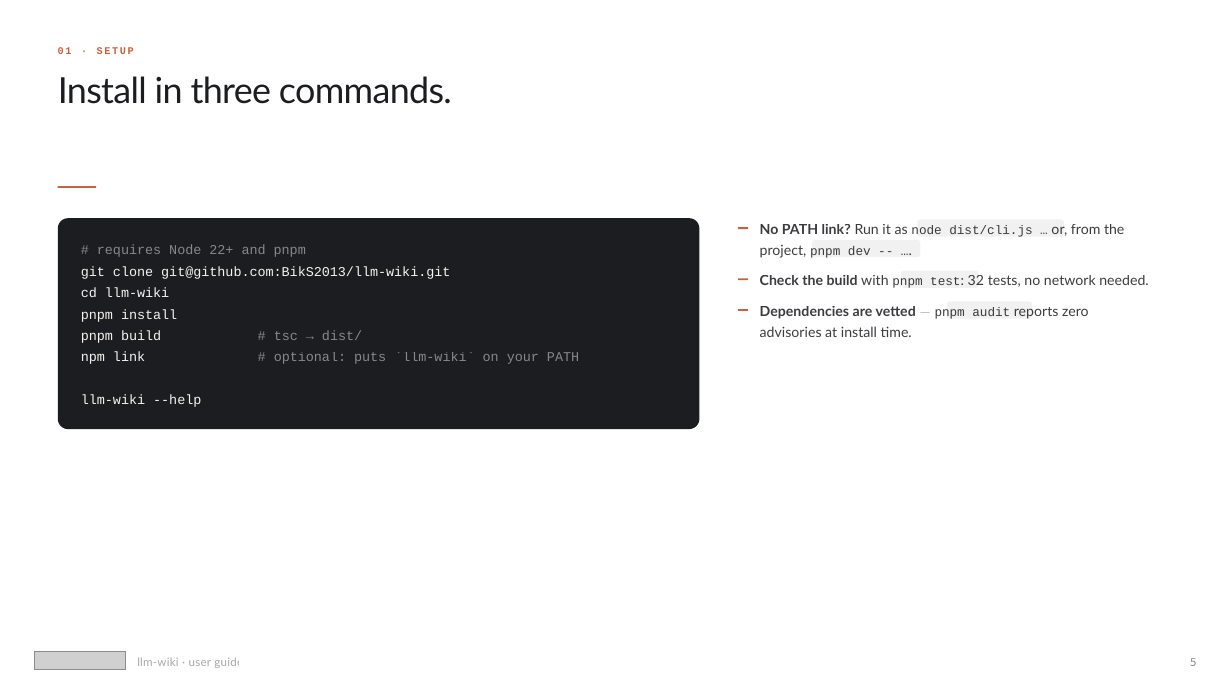
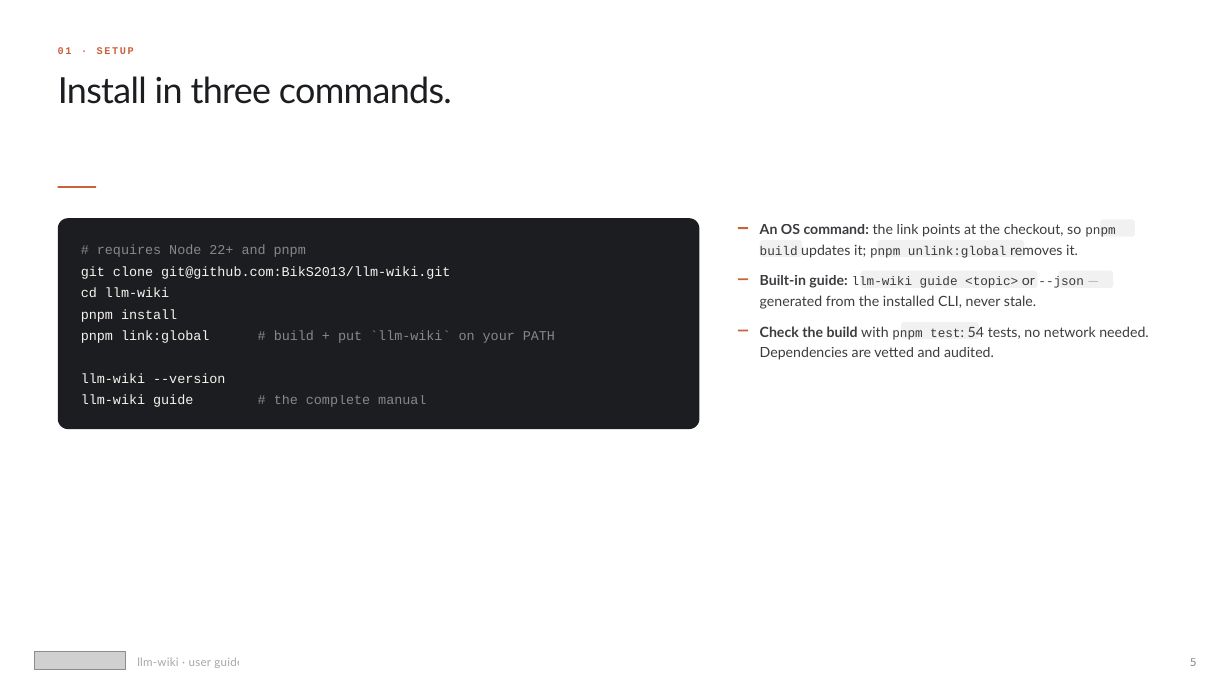
Before and after one commit to BikS2013/llm-wiki, a slide deck: slide 5 of docs/presentations/llm-wiki-user-guide.pptx. Drawn at 1232x693 pixels with LibreOffice and Linux fonts; fonts in the diff are those of the drawing; grey boxes stand for pictures. Boxes give left, top, right and bottom in pixels: in the first picture for what was removed or moved away, otherwise in the second. Text is boxed around its words. In the diff, an @@ line names an element or a change of style, - is before the commit and + after.

```diff
--- a/docs/presentations/llm-wiki-user-guide.pptx
+++ b/docs/presentations/llm-wiki-user-guide.pptx
@@ text at [760, 224, 1115, 258]: text changed @@
-No PATH link? Run it as node dist/cli.js … or, from the
-project, pnpm dev -- ….
+An OS command: the link points at the checkout, so pnpm
+build updates it; pnpm unlink:global removes it.
@@ rounded rectangle added at [1100, 220, 1135, 238], fill #1B1D21 at 6% opacity @@
@@ text at [81, 244, 555, 407]: text changed @@
-# requires Node 22+ and pnpm
-git clone git@github.com:BikS2013/llm-wiki.git
-cd llm-wiki
-pnpm install
-pnpm build # tsc → dist/
-npm link # optional: puts `llm-wiki` on your PATH
-llm-wiki --help
+# requires Node 22+ and pnpm
+git clone git@github.com:BikS2013/llm-wiki.git
+cd llm-wiki
+pnpm install
+pnpm link:global # build + put `llm-wiki` on your PATH
+llm-wiki --version
+llm-wiki guide # the complete manual
@@ rounded rectangle: place and size @@
-rounded rectangle at [812, 240, 921, 258]
+rounded rectangle at [760, 240, 802, 258]
@@ rounded rectangle: place and size @@
-rounded rectangle at [918, 220, 1065, 238]
+rounded rectangle at [878, 240, 1025, 258]
@@ text added at [760, 275, 1083, 309], 11 pt, text #1B1D21 at 85% opacity @@
+Built-in guide: llm-wiki guide <topic> or --json —
+generated from the installed CLI, never stale.
@@ rounded rectangle: place and size @@
-rounded rectangle at [947, 301, 1032, 319]
+rounded rectangle at [860, 271, 1038, 288]
@@ rounded rectangle added at [1058, 271, 1113, 288], fill #1B1D21 at 6% opacity @@
@@ text at [760, 326, 1148, 360]: text changed @@
-Check the build with pnpm test: 32 tests, no network needed.
+Check the build with pnpm test: 54 tests, no network needed.
+Dependencies are vetted and audited.
@@ text removed at [760, 306, 1089, 337] @@
-Dependencies are vetted — pnpm audit reports zero
-advisories at install time.
@@ rounded rectangle: place and size @@
-rounded rectangle at [901, 271, 979, 288]
+rounded rectangle at [901, 322, 979, 339]
@@ rectangle: place and size @@
-rectangle at [738, 309, 749, 311]
+rectangle at [738, 330, 749, 332]
```
Also in this commit, not shown: 10 other slides changed, 5 slides added, 2 other files.
